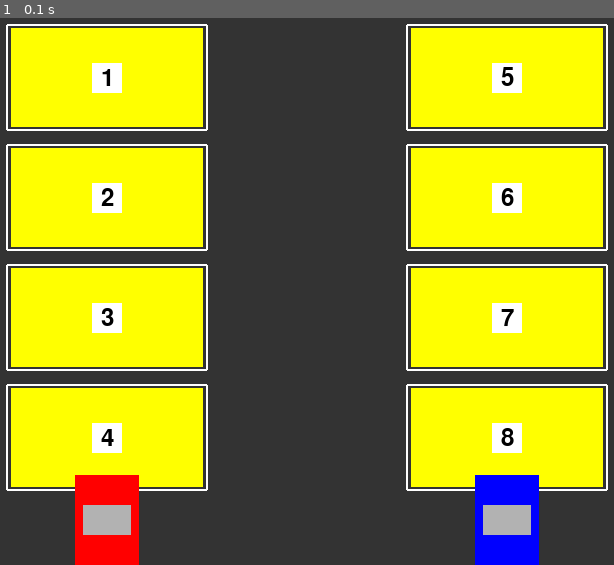
Above: before the commit, frame 1.
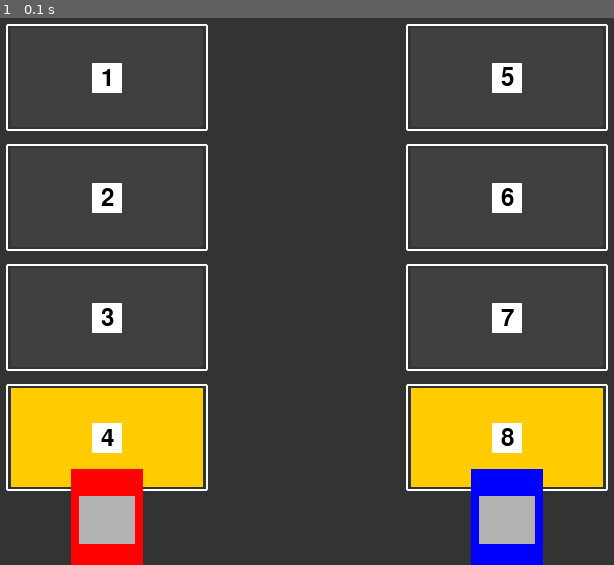
Above: after the commit, the same moment.

Repository: naelrudd/2D-Parking-Simulation-OpenGL-PyGame-Multiplayer
Game: pygame game, started from uts nael 1.py
Same seed, same stepped clock (60 frames per second), same inputs: the game is played once before the commit and once after it.
Inputs:
- Up to frame 1 (0.1 s): no input

The runs differ from the first frame. In frame 1, 44% of the frame differs, in the area x 1-99%, y 1-100%.

Commit message:
Update uts nael 1.py

Diff:
--- a/uts nael 1.py
+++ b/uts nael 1.py
@@ -53,27 +53,43 @@
         self.parked = False
         self.spot_index = -1
 
+    # Layout parkir 2 kolom 4 baris - made slightly smaller
+    parking_spots = [
+        # Kolom 1 (kiri)
+        (-0.65, 0.7, 0.4, 0.3),   # Baris 1
+        (-0.65, 0.35, 0.4, 0.3),   # Baris 2
+        (-0.65, 0.0, 0.4, 0.3),   # Baris 3
+        (-0.65, -0.35, 0.4, 0.3),  # Baris 4
+
+        # Kolom 2 (kanan)
+        (0.25, 0.7, 0.4, 0.3),    # Baris 1
+        (0.25, 0.35, 0.4, 0.3),    # Baris 2
+        (0.25, 0.0, 0.4, 0.3),    # Baris 3
+        (0.25, -0.35, 0.4, 0.3),   # Baris 4
+    ]
+
+    # In Car class, update the car size
     def draw(self):
         glPushMatrix()
         glTranslatef(self.x, self.y, 0)
         glRotatef(-self.angle, 0, 0, 1)
 
-        # Badan mobil (tampilan dari atas)
+        # Badan mobil - made longer
         glBegin(GL_QUADS)
         glColor3f(*self.color)
-        glVertex2f(-0.08, 0.15)  # Depan kiri
-        glVertex2f(0.08, 0.15)   # Depan kanan
-        glVertex2f(0.08, -0.15)  # Belakang kanan
-        glVertex2f(-0.08, -0.15) # Belakang kiri
+        glVertex2f(-0.09, 0.17)
+        glVertex2f(0.09, 0.17)
+        glVertex2f(0.09, -0.17)
+        glVertex2f(-0.09, -0.17)
         glEnd()
 
-        # Kaca depan (tampilan dari atas)
+        # Kaca depan - adjusted for longer body
         glBegin(GL_QUADS)
         glColor3f(0.7, 0.7, 0.7)
-        glVertex2f(-0.06, 0.05)
-        glVertex2f(0.06, 0.05)
-        glVertex2f(0.06, -0.05)
-        glVertex2f(-0.06, -0.05)
+        glVertex2f(-0.07, 0.08)  # Increased width from 0.06 to 0.07
+        glVertex2f(0.07, 0.08)
+        glVertex2f(0.07, -0.08)
+        glVertex2f(-0.07, -0.08)
         glEnd()
 
         glPopMatrix()
@@ -143,14 +159,37 @@
 
     def get_corners(self):
         # Mendapatkan koordinat 4 sudut mobil berdasarkan posisi dan sudut
-        half_width = 0.08
-        half_height = 0.15
+        half_width = 0.09
+        half_height = 0.18
+
+        # Add more sensor points for better detection
+        side_sensor_points = [
+            (-half_width, half_height*0.9),    # Kiri depan atas
+            (-half_width, half_height*0.6),    # Kiri depan tengah
+            (-half_width, half_height*0.3),    # Kiri depan bawah
+            (-half_width, 0),                  # Kiri tengah
+            (-half_width, -half_height*0.3),   # Kiri belakang atas
+            (-half_width, -half_height*0.6),   # Kiri belakang tengah
+            (-half_width, -half_height*0.9),   # Kiri belakang bawah
+
+            (half_width, half_height*0.9),     # Kanan depan atas
+            (half_width, half_height*0.6),     # Kanan depan tengah
+            (half_width, half_height*0.3),     # Kanan depan bawah
+            (half_width, 0),                   # Kanan tengah
+            (half_width, -half_height*0.3),    # Kanan belakang atas
+            (half_width, -half_height*0.6),    # Kanan belakang tengah
+            (half_width, -half_height*0.9),    # Kanan belakang bawah
+
+            (0, half_height),                  # Tengah depan
+            (0, -half_height),                 # Tengah belakang
+        ]
+
         corners = [
-            (-half_width, half_height),  # Depan kiri
-            (half_width, half_height),   # Depan kanan
-            (half_width, -half_height),  # Belakang kanan
-            (-half_width, -half_height)  # Belakang kiri
-        ]
+            (-half_width, half_height),    # Depan kiri
+            (half_width, half_height),     # Depan kanan
+            (half_width, -half_height),    # Belakang kanan
+            (-half_width, -half_height),   # Belakang kiri
+        ] + side_sensor_points
 
         # Transformasi sudut sesuai rotasi mobil
         rotated_corners = []
@@ -194,45 +233,48 @@
         car.parked = False
         car.spot_index = -1
 
-        # Dapatkan koordinat 4 sudut mobil
-        car_corners = car.get_corners()
+        # Dapatkan koordinat sudut mobil dan sensor
+        car_points = car.get_corners()
+        car_corners = car_points[:4]  # 4 sudut utama
 
         for spot_idx, (spot_x, spot_y, spot_width, spot_height) in enumerate(parking_spots):
-            # Cek apakah semua sudut mobil ada di dalam area parkir
             corners_inside = 0
-            any_corner_touching_border = False
-
-            for corner_x, corner_y in car_corners:
-                # Periksa apakah sudut ada di dalam area parkir
-                if (spot_x < corner_x < spot_x + spot_width and
-                    spot_y - spot_height < corner_y < spot_y):
-                    corners_inside += 1
-
-                # Cek apakah sudut menyentuh atau terlalu dekat dengan batas
-                border_margin = 0.015  # Margin untuk deteksi menyentuh border
-                if (((spot_x <= corner_x <= spot_x + border_margin) or
-                     (spot_x + spot_width - border_margin <= corner_x <= spot_x + spot_width)) and
-                    spot_y - spot_height < corner_y < spot_y):
-                    any_corner_touching_border = True
-
-                if (((spot_y - spot_height <= corner_y <= spot_y - spot_height + border_margin) or
-                     (spot_y - border_margin <= corner_y <= spot_y)) and
-                    spot_x < corner_x < spot_x + spot_width):
-                    any_corner_touching_border = True
-
-            # Setel status parkir berdasarkan posisi mobil
-            if corners_inside == 4:  # Semua sudut di dalam
-                if any_corner_touching_border:
-                    parking_statuses[spot_idx] = 2  # Parkir menyentuh garis (oranye)
-                else:
-                    parking_statuses[spot_idx] = 1  # Parkir sempurna (hijau)
-
-                occupied_spots.append(spot_idx)
-                car.parked = True
-                car.spot_index = spot_idx
-
-                if parking_statuses[spot_idx] == 1:
-                    success_timer = 60  # Teks parkir berhasil
+            any_point_touching_border = False
+
+            # Check if any point is near or inside the spot
+            for point_x, point_y in car_points:
+                # Increased margin for better border detection
+                margin = 0.015  # Smaller margin for more precise detection
+
+                # First check if point is in the general area of the spot
+                if (spot_x - margin <= point_x <= spot_x + spot_width + margin and
+                    spot_y - spot_height - margin <= point_y <= spot_y + margin):
+
+                    # More precise border detection
+                    if (abs(point_x - spot_x) <= margin or  # Left border
+                        abs(point_x - (spot_x + spot_width)) <= margin or  # Right border
+                        abs(point_y - spot_y) <= margin or  # Top border
+                        abs(point_y - (spot_y - spot_height)) <= margin):  # Bottom border
+
+                        any_point_touching_border = True
+                        parking_statuses[spot_idx] = 2  # Touching lines
+                        occupied_spots.append(spot_idx)
+                        car.parked = True
+                        car.spot_index = spot_idx
+                        break
+
+            # Check for perfect parking only with main corners
+            if not any_point_touching_border:
+                corners_inside = sum(1 for x, y in car_corners
+                                  if (spot_x + margin < x < spot_x + spot_width - margin and
+                                      spot_y - spot_height + margin < y < spot_y - margin))
+
+                if corners_inside == 4:
+                    parking_statuses[spot_idx] = 1  # Perfect parking
+                    occupied_spots.append(spot_idx)
+                    car.parked = True
+                    car.spot_index = spot_idx
+                    success_timer = 60
 
 def draw_parking_lot():
     for i, (x, y, width, height) in enumerate(parking_spots):
@@ -242,9 +284,11 @@
             if status == 1:  # Parkir sempurna
                 glColor3f(0.0, 0.6, 0.0)  # Hijau
             elif status == 2:  # Parkir menyentuh garis
-                glColor3f(1.0, 0.0, 0.0)  # Merah
+                glColor3f(1.0, 0.8, 0.0)  # Kuning untuk menyentuh garis
+            else:
+                glColor3f(0.25, 0.25, 0.25)  # Abu-abu untuk slot kosong
         else:
-            glColor3f(1.0, 1.0, 0.0)  # Kuning untuk slot yang tersedia
+            glColor3f(0.25, 0.25, 0.25)  # Abu-abu untuk slot kosong
 
         # Gambar area parkir
         glBegin(GL_QUADS)
@@ -255,7 +299,7 @@
         glEnd()
 
         # Garis pembatas parkir
-        glColor3f(1.0, 1.0, 1.0)  # Warna putih untuk garis
+        glColor3f(1.0, 1.0, 1.0)
         glLineWidth(2.0)
         glBegin(GL_LINE_LOOP)
         glVertex2f(x, y)
@@ -281,14 +325,27 @@
 
 def draw_success_message():
     if success_timer > 0:
+        # Count perfectly parked cars
+        perfect_parks = sum(1 for status in parking_statuses if status == 1)
+
         font = pygame.font.Font(None, 48)
-        success_text = font.render('Parkir Berhasil!', True, (0, 255, 0))
-        text_surface = pygame.Surface((300, 50), pygame.SRCALPHA)
-        text_surface.blit(success_text, (0, 0))
+        success_text = font.render(f'Parkir Berhasil! {perfect_parks}/2', True, (50, 50, 0))  # Dark yellow text
+        text_surface = pygame.Surface((400, 60), pygame.SRCALPHA)  # Increased width from 300 to 400
+
+        # Lighter background
+        background = pygame.Surface((400, 60))  # Increased width to match surface
+        background.fill((255, 255, 150))  # Light yellow background
+        background.set_alpha(180)  # More opaque background
+        text_surface.blit(background, (0, 0))
+
+        # Center the text on the wider surface
+        text_rect = success_text.get_rect(center=(200, 30))  # Adjusted center x from 150 to 200
+        text_surface.blit(success_text, text_rect)
         text_data = pygame.image.tostring(text_surface, "RGBA", True)
 
-        glWindowPos2f(250, 550)  # Posisi tengah atas layar
-        glDrawPixels(300, 50, GL_RGBA, GL_UNSIGNED_BYTE, text_data)
+        # Position in center top of screen, adjusted for wider surface
+        glWindowPos2f(200, 520)  # Adjusted x position from 250 to 200 to maintain center
+        glDrawPixels(400, 60, GL_RGBA, GL_UNSIGNED_BYTE, text_data)
 
 def draw_scene(cars):
     global success_timer
